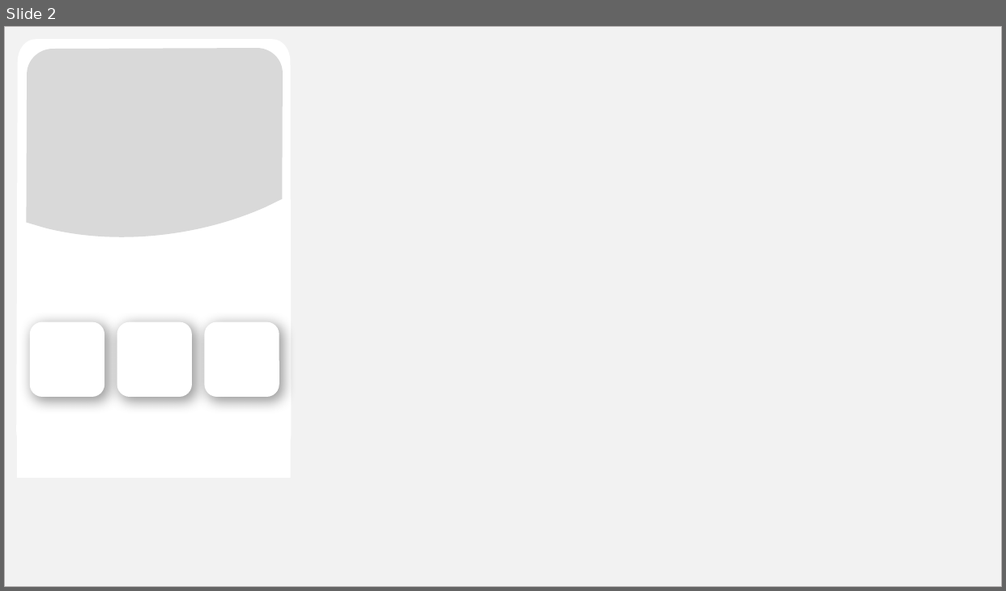
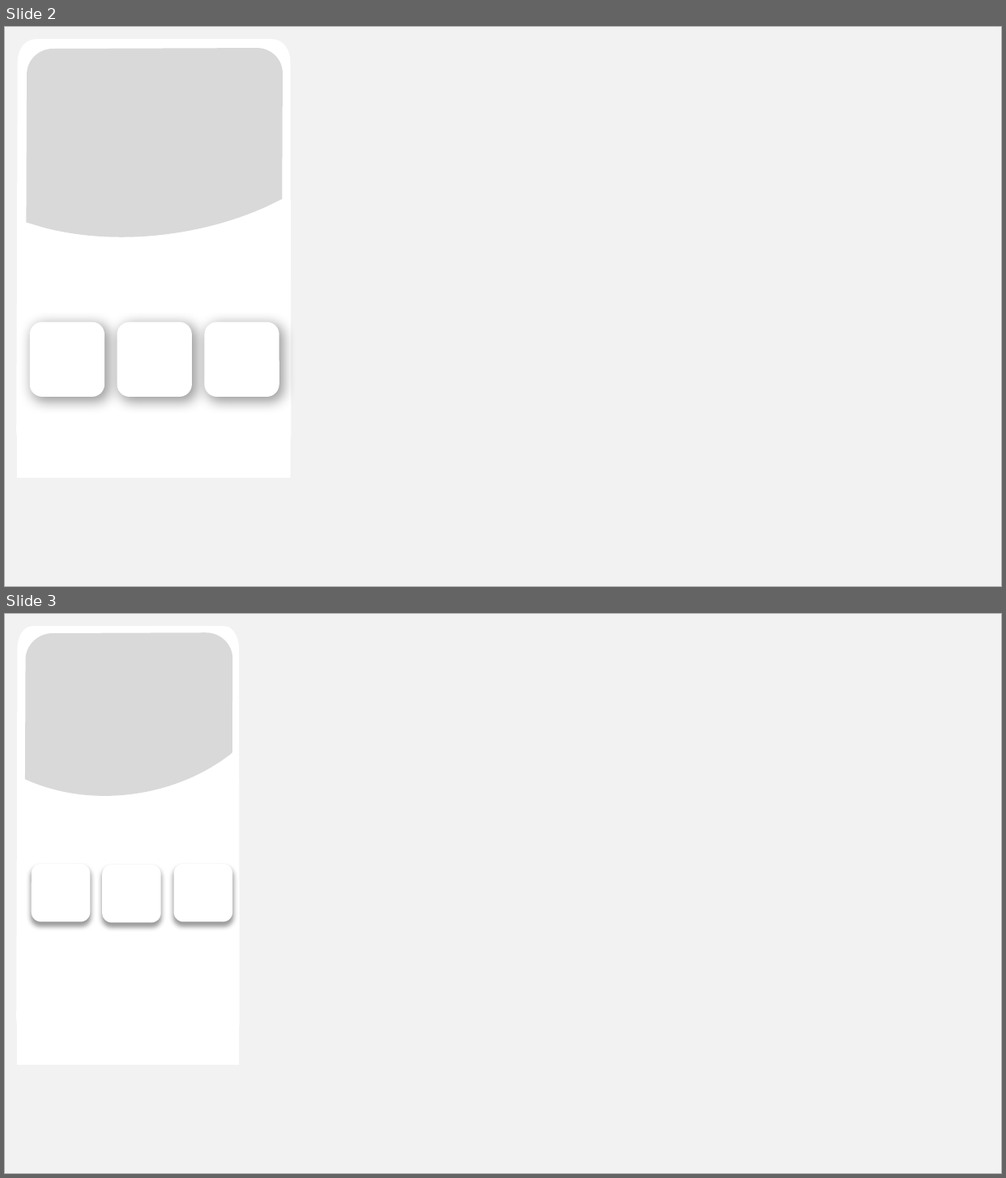
Before and after one commit to Rajat6125/Uber-Intelligence-Dashboard, a slide deck: Presentation1.pptx. Shown one above the other, each under a label of ours: slide 2 before the commit, slides 2 and 3 after it. The pictures are 1006x591 and 1006x1178 pixels, drawn with LibreOffice and Linux fonts; fonts in the diff are those of the drawing. Boxes give left, top, right and bottom in pixels: in the first picture for what was removed or moved away, otherwise in the second. Text is boxed around its words. In the diff, an @@ line names an element or a change of style, - is before the commit and + after.

```diff
--- a/Presentation1.pptx
+++ b/Presentation1.pptx
@@ slide 3 added at (4,613,1002,1174), background #FFFFFF @@
@@ rectangle added at (4,613,1002,1174), fill #F2F2F2, outline #AFABAB 1 pt @@
@@ freeform shape added at (4,613,252,811), fill #D9D9D9 @@
@@ freeform shape added at (17,627,239,1031), fill #FFFFFF, outline #FFFFFF 1 pt @@
@@ rounded rectangle added at (32,864,90,922), fill #FFFFFF @@
@@ rounded rectangle added at (102,865,160,923), fill #FFFFFF @@
@@ rounded rectangle added at (174,864,232,922), fill #FFFFFF @@
@@ rectangle added at (17,990,239,1065), fill #FFFFFF @@
```
Also in this commit, not shown: 1 slide removed, 7 other files.
